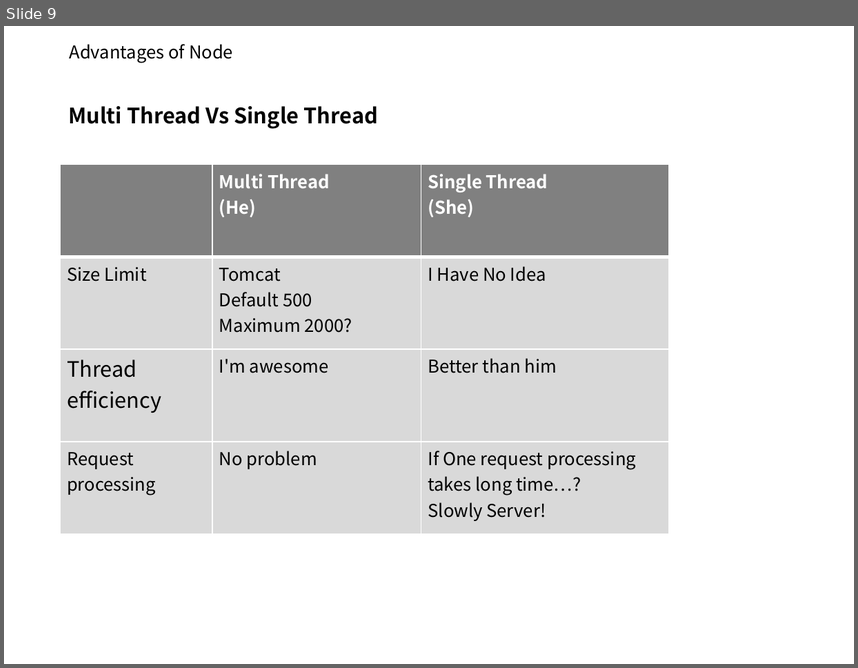
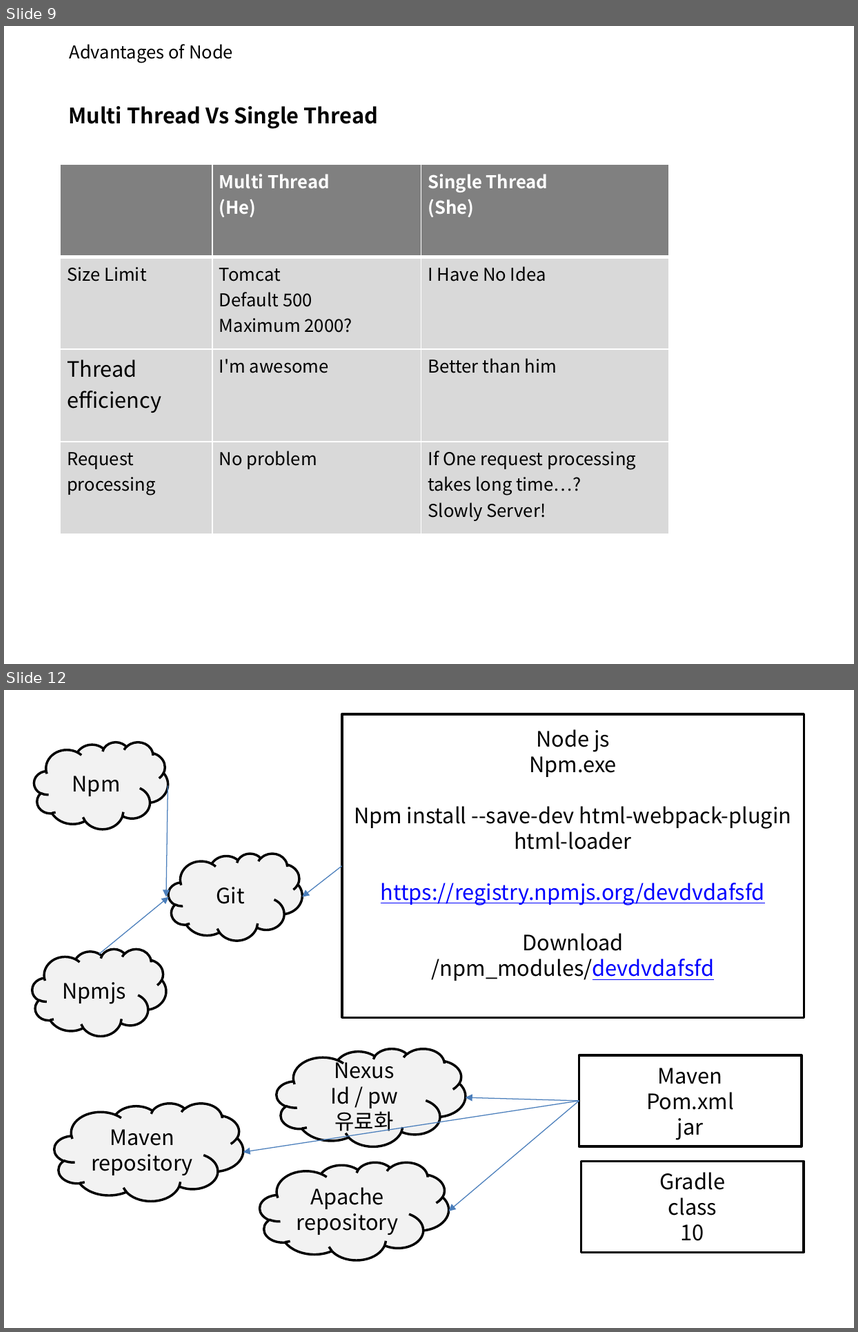
Before and after one commit to zipdrv85/vueStudy, a slide deck: doc/3주차 스터디 NODE.pptx. Shown one above the other, each under a label of ours: slide 9 before the commit, slides 9 and 12 after it; the slides between them are not shown. The pictures are 858x668 and 858x1332 pixels, drawn with LibreOffice and Linux fonts; fonts in the diff are those of the drawing; background and template pictures are left out. Boxes give left, top, right and bottom in pixels: in the first picture for what was removed or moved away, otherwise in the second. Text is boxed around its words. In the diff, an @@ line names an element or a change of style, - is before the commit and + after.

```diff
--- a/doc/3주차 스터디 NODE.pptx
+++ b/doc/3주차 스터디 NODE.pptx
@@ slide 12 added at [4,690,854,1328], background #FFFFFF @@
@@ rectangle added at [342,715,804,1018], fill #FFFFFF, outline #000000 2 pt, 18 pt, text #000000 @@
+Node js
+Npm.exe
+Npm install --save-dev html-webpack-plugin html-loader
+https://registry.npmjs.org/devdvdafsfd
+Download
+/npm_modules/devdvdafsfd
@@ cloud added at [34,742,168,829], fill #F2F2F2, outline #000000 2 pt, 18 pt, text #000000 @@
+Npm
@@ arrow added from (168, 785) to (166, 896), #4B7EBC 0.75 pt @@
@@ cloud added at [168,854,301,940], fill #F2F2F2, outline #000000 2 pt, 18 pt, text #000000 @@
+Git
@@ arrow added from (342, 866) to (302, 896), #4B7EBC 0.75 pt @@
@@ arrow added from (99, 954) to (169, 896), #4B7EBC 0.75 pt @@
@@ cloud added at [32,949,165,1035], fill #F2F2F2, outline #000000 2 pt, 18 pt, text #000000 @@
+Npmjs
@@ cloud added at [277,1049,466,1147], fill #F2F2F2, outline #000000 2 pt, 18 pt, text #000000 @@
+Nexus
+Id / pw
+유료화
@@ rectangle added at [579,1055,802,1145], fill #FFFFFF, outline #000000 2 pt, 18 pt, text #000000 @@
+Maven
+Pom.xml
+jar
@@ cloud added at [54,1103,243,1201], fill #F2F2F2, outline #000000 2 pt, 18 pt, text #000000 @@
+Maven repository
@@ arrow added from (579, 1101) to (243, 1152), #4B7EBC 0.75 pt @@
@@ arrow added from (579, 1101) to (448, 1211), #4B7EBC 0.75 pt @@
@@ arrow added from (579, 1101) to (466, 1097), #4B7EBC 0.75 pt @@
@@ cloud added at [260,1162,448,1259], fill #F2F2F2, outline #000000 2 pt, 18 pt, text #000000 @@
+Apache repository
@@ rectangle added at [582,1161,804,1252], fill #FFFFFF, outline #000000 2 pt, 18 pt, text #000000 @@
+Gradle
+class
+10
```
Also in this commit, not shown: 3 slides changed, 1 other slide added, 2 other files.
